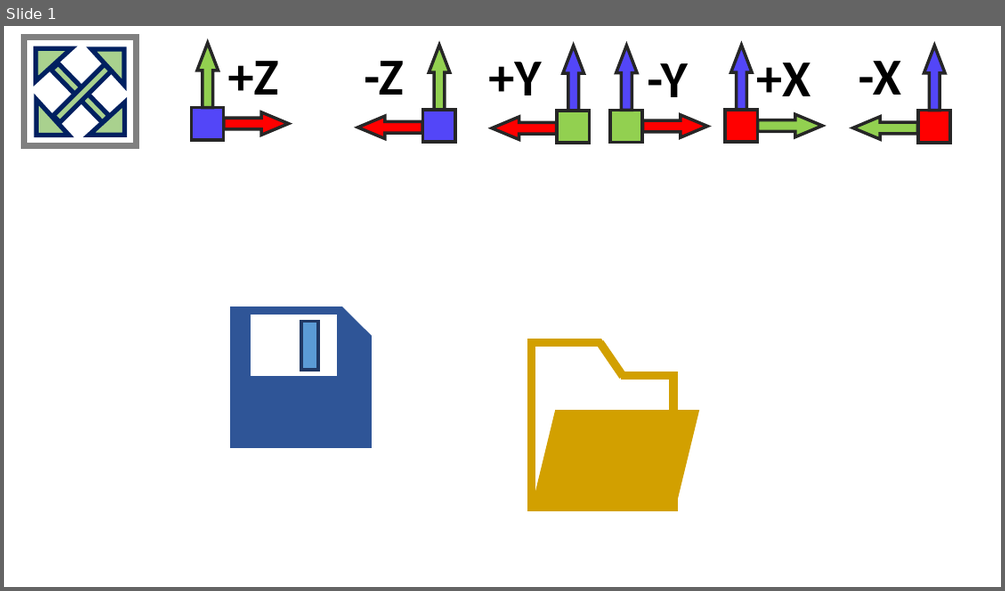
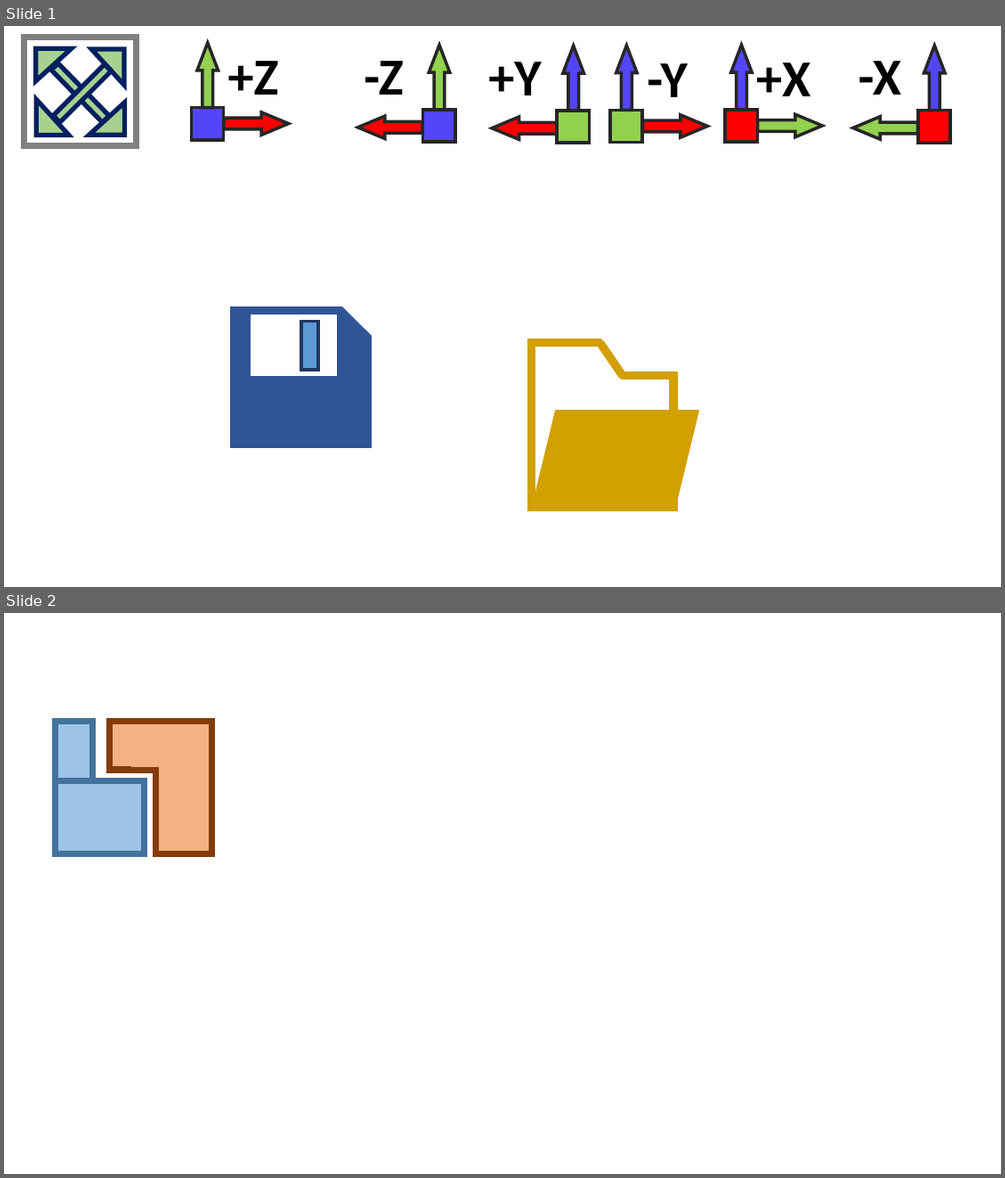
Before and after one commit to luchete80/fluxsol, a slide deck: FluxSol-CAE/Icons/Icons.pptx. Shown one above the other, each under a label of ours: slide 1 before the commit, slides 1 and 2 after it. The pictures are 1005x591 and 1005x1178 pixels, drawn with LibreOffice and Linux fonts; fonts in the diff are those of the drawing. Boxes give left, top, right and bottom in pixels: in the first picture for what was removed or moved away, otherwise in the second. Text is boxed around its words. In the diff, an @@ line names an element or a change of style, - is before the commit and + after.

```diff
--- a/FluxSol-CAE/Icons/Icons.pptx
+++ b/FluxSol-CAE/Icons/Icons.pptx
@@ slide 2 added at bbox=[4, 613, 1001, 1174], background #FFFFFF @@
@@ rectangle added at bbox=[56, 722, 93, 781], fill #9DC3E6, outline #43739E 6 pt @@
@@ rectangle added at bbox=[109, 722, 154, 770], fill #F4B183, outline #843C0B 6 pt @@
@@ rectangle added at bbox=[131, 725, 186, 766], fill #F4B183, outline #F4B183 1 pt @@
@@ rectangle added at bbox=[156, 722, 212, 854], fill #F4B183, outline #843C0B 6 pt @@
@@ rectangle added at bbox=[56, 781, 145, 854], fill #9DC3E6, outline #43739E 6 pt @@
```
Also in this commit, not shown: 10 other files.
